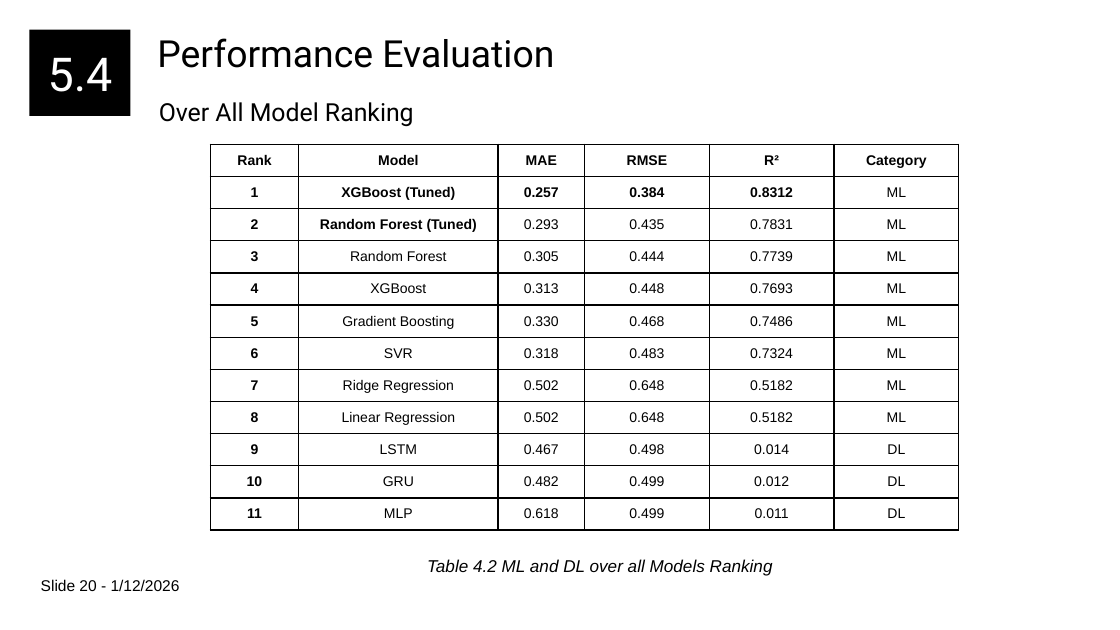
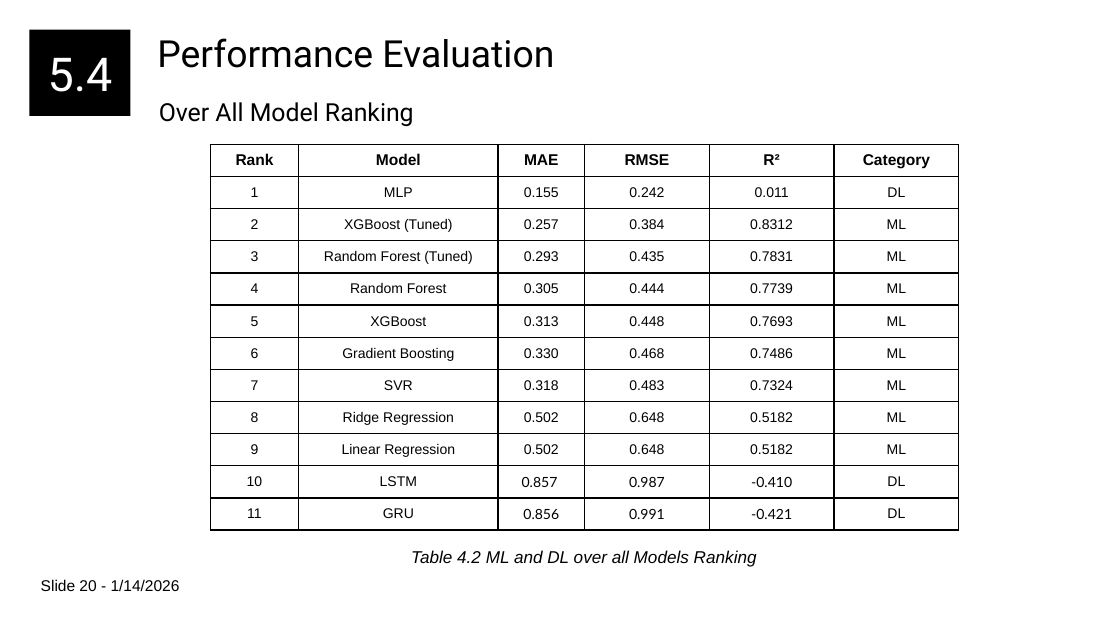
Before and after one commit to bikash0351/feeder, a slide deck: slide 21 of documentation/MW Load Presenation Final.pptx (slide 22 before the commit). Drawn at 1120x630 pixels with LibreOffice and Linux fonts; fonts in the diff are those of the drawing. Boxes give left, top, right and bottom in pixels: in the first picture for what was removed or moved away, otherwise in the second. Text is boxed around its words. In the diff, an @@ line names an element or a change of style, - is before the commit and + after.

```diff
--- a/documentation/MW Load Presenation Final.pptx
+++ b/documentation/MW Load Presenation Final.pptx
@@ table at [211,144,958,531] @@
-row 2: 1 | XGBoost (Tuned) | 0.257 | 0.384 | 0.8312 | ML
+row 2: 1 | MLP | 0.155 | 0.242 | 0.011 | DL
-row 3: 2 | Random Forest (Tuned) | 0.293 | 0.435 | 0.7831 | ML
+row 3: 2 | XGBoost (Tuned) | 0.257 | 0.384 | 0.8312 | ML
-row 4: 3 | Random Forest | 0.305 | 0.444 | 0.7739 | ML
+row 4: 3 | Random Forest (Tuned) | 0.293 | 0.435 | 0.7831 | ML
-row 5: 4 | XGBoost | 0.313 | 0.448 | 0.7693 | ML
+row 5: 4 | Random Forest | 0.305 | 0.444 | 0.7739 | ML
-row 6: 5 | Gradient Boosting | 0.330 | 0.468 | 0.7486 | ML
+row 6: 5 | XGBoost | 0.313 | 0.448 | 0.7693 | ML
-row 7: 6 | SVR | 0.318 | 0.483 | 0.7324 | ML
+row 7: 6 | Gradient Boosting | 0.330 | 0.468 | 0.7486 | ML
-row 8: 7 | Ridge Regression | 0.502 | 0.648 | 0.5182 | ML
+row 8: 7 | SVR | 0.318 | 0.483 | 0.7324 | ML
-row 9, column 2: Linear Regression
+row 9, column 2: Ridge Regression
-row 10: 9 | LSTM | 0.467 | 0.498 | 0.014 | DL
+row 10: 9 | Linear Regression | 0.502 | 0.648 | 0.5182 | ML
-row 11: 10 | GRU | 0.482 | 0.499 | 0.012 | DL
+row 11: 10 | LSTM | 0.857 | 0.987 | -0.410 | DL
-row 12: 11 | MLP | 0.618 | 0.499 | 0.011 | DL
+row 12: 11 | GRU | 0.856 | 0.991 | -0.421 | DL
@@ size 9 to 10 pt in "Rank", "Model", "MAE", "RMSE" and 2 more places @@
@@ bold off in "1", "2", "3", "4" and 7 more places @@
@@ text "Table 4.2 ML and DL ...": place and size @@
-text "Table 4.2 ML and DL ..." at [427,559,773,576]
+text "Table 4.2 ML and DL ..." at [411,550,757,567]
@@ text at [41,579,180,591]: text changed @@
-Slide 20 - 1/12/2026
+Slide 20 - 1/14/2026
```
Also in this commit, not shown: 19 other slides changed, 1 slide removed, 17 other files.
